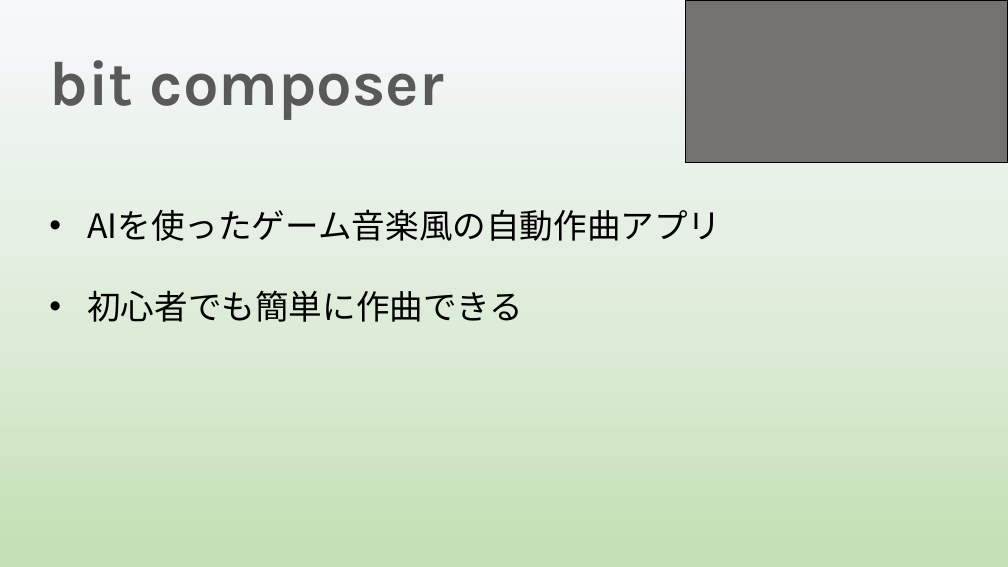
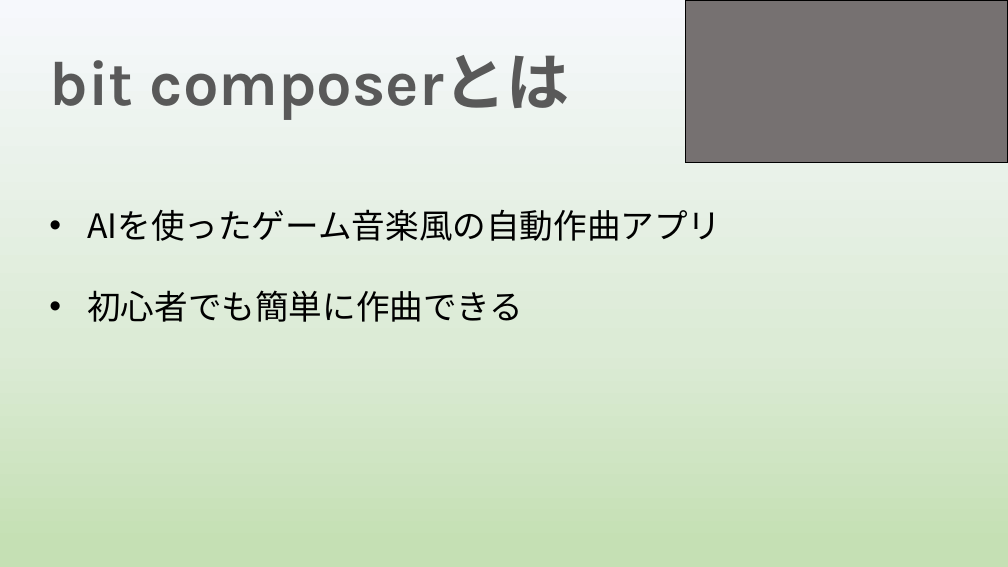
Before and after one commit to yoshitake266/bitComposer_prj, a slide deck: slide 3 of presentation/graduation/bit Composer3 .pptx. Drawn at 1008x567 pixels with LibreOffice and Linux fonts; fonts in the diff are those of the drawing. Boxes give left, top, right and bottom in pixels: in the first picture for what was removed or moved away, otherwise in the second. Text is boxed around its words. In the diff, an @@ line names an element or a change of style, - is before the commit and + after.

```diff
--- a/presentation/graduation/bit Composer3 .pptx
+++ b/presentation/graduation/bit Composer3 .pptx
@@ title at <box>50,55,570,120</box>: text changed @@
-bit composer
+bit composerとは
```
Also in this commit, not shown: 2 other slides changed.
